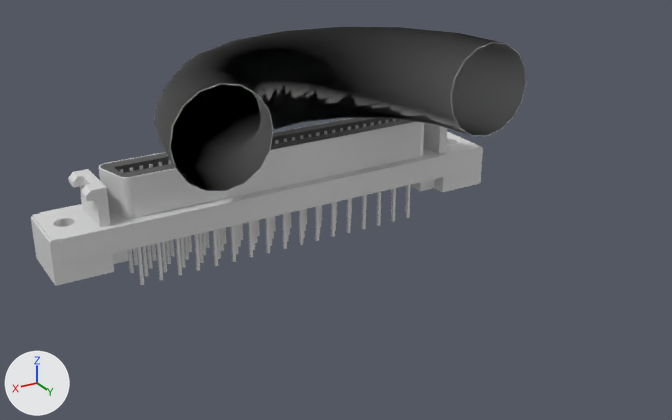
Before and after pictures for a commit that changed the glTF model model.glb.
Rendered twice from a 50 mm camera at (5.37, 10.48, 5.15) aimed at (-0.06, 1.43, 0.62). The lights are fixed; the arrows at lower left show +X, +Y and +Z. The older version comes first. Where no turn or scale is listed for an object, it has been applied to the vertices.

The scene before the commit, as lines of its bpy script (objects in view):
```python
me_659_exporttriangles = bpy.data.meshes.new('659_ExportTriangles')
me_659_exporttriangles.from_pydata(...)  # 128 vertices, 256 faces; spans x -23.5..23.5, y -11.2..-5.8, z -3.2..3.2
me_659_exporttriangles.materials.append(mat_steploader_11_11_11_15)  # light grey #dddddd
me_6c4_exporttriangles = bpy.data.meshes.new('6C4_ExportTriangles')
me_6c4_exporttriangles.from_pydata(...)  # 72 vertices, 144 faces; spans x -23.3..23.3, y -11.2..-5.8, z -3.0..3.0
me_6c4_exporttriangles.materials.append(mat_steploader_1_1_1_15)  # dark grey #545454
me_runtime_pipe_elbow_mesh_exporttriangles = bpy.data.meshes.new('Runtime Pipe Elbow Mesh_ExportTriangles')
me_runtime_pipe_elbow_mesh_exporttriangles.from_pydata(...)  # 288 vertices, 576 faces; spans x -4.27..0.61, y -2.44..0.0, z -0.61..0.61
me_runtime_pipe_elbow_mesh_exporttriangles.materials.append(mat_elbow)  # white #ffffff
ob_659 = bpy.data.objects.new('659', me_659_exporttriangles)
ob_659.parent = ob_product_1
ob_659.location = (0.0, 0.0, 0.0)
ob_6c4 = bpy.data.objects.new('6C4', me_6c4_exporttriangles)
ob_6c4.parent = ob_product_1
ob_6c4.location = (0.0, 0.0, 0.0)
ob_bogen = bpy.data.objects.new('Bogen', me_runtime_pipe_elbow_mesh_exporttriangles)
ob_bogen.location = (1.52, 1.72, 1.91)
# also in view: '1ED' at (0.0, 0.0, 0.53)
```
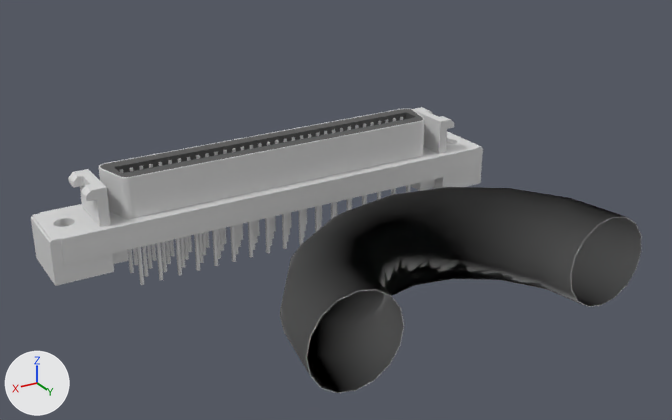
Where the change shows, as pixel boxes (x1, y1, x2, y2) in the pictures (672 x 420 px):
'Bogen', moved: before (154, 27, 526, 192); after (280, 187, 641, 393)

The change, as a diff of the scene's bpy script:
```diff
--- a/model.glb.py
+++ b/model.glb.py
@@ ob_bogen @@
 ob_bogen = bpy.data.objects.new('Bogen', me_runtime_pipe_elbow_mesh_exporttriangles)
-ob_bogen.location = (1.52, 1.72, 1.91)
+ob_bogen.location = (0.82, 3.32, 0.0)
```
